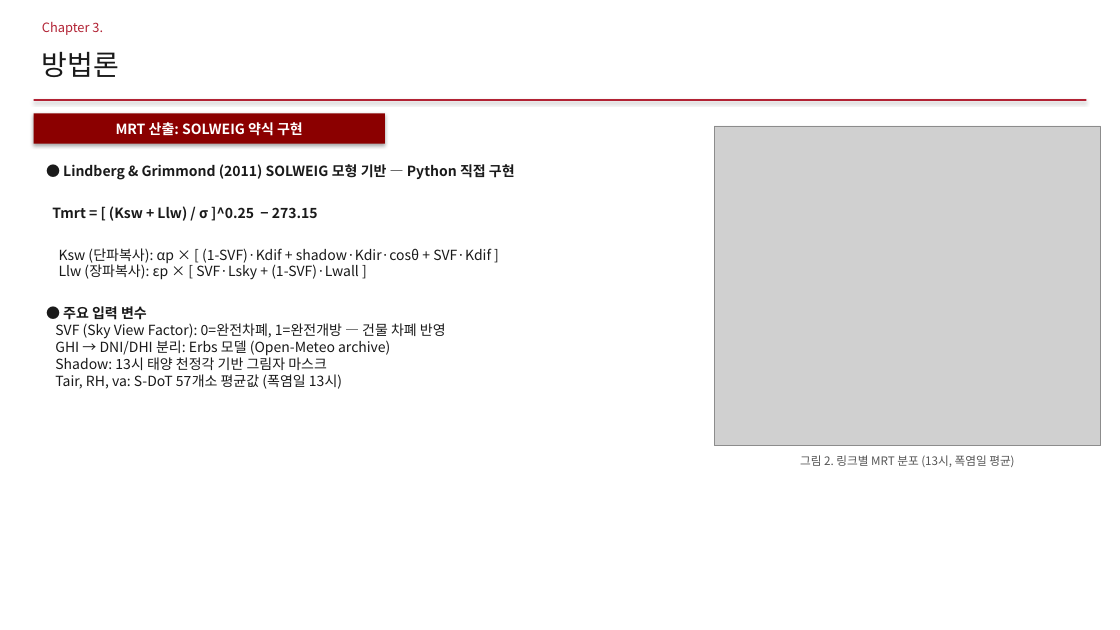
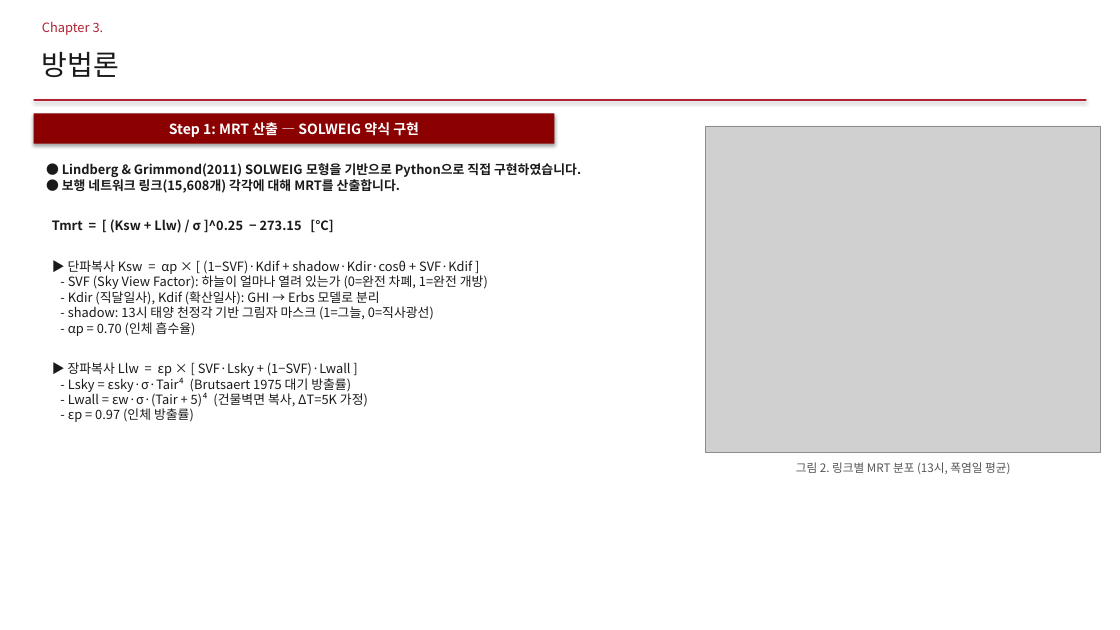
Before and after one commit to jinshingeo/Thermal_Catchment, a slide deck: slide 6 of writing/지도학회발표/2026-05-13_TAVI_학회발표.pptx. Drawn at 1120x630 pixels with LibreOffice and Linux fonts; fonts in the diff are those of the drawing; grey boxes stand for pictures. Boxes give left, top, right and bottom in pixels: in the first picture for what was removed or moved away, otherwise in the second. Text is boxed around its words. In the diff, an @@ line names an element or a change of style, - is before the commit and + after.

```diff
--- a/writing/지도학회발표/2026-05-13_TAVI_학회발표.pptx
+++ b/writing/지도학회발표/2026-05-13_TAVI_학회발표.pptx
@@ rectangle "Step 1: MRT 산출 — ...": place and size @@
-rectangle "Step 1: MRT 산출 — ..." at box(34, 113, 385, 144)
+rectangle "Step 1: MRT 산출 — ..." at box(34, 113, 555, 144)
@@ text in rectangle at box(169, 122, 419, 137): text changed @@
-MRT 산출: SOLWEIG 약식 구현
+Step 1: MRT 산출 — SOLWEIG 약식 구현
@@ picture: place and size @@
-picture at box(714, 126, 1101, 446)
+picture at box(706, 126, 1101, 453)
@@ text at box(52, 163, 581, 422): text changed; size 12 to 11 pt @@
-● Lindberg & Grimmond (2011) SOLWEIG 모형 기반 — Python 직접 구현
-Tmrt = [ (Ksw + Llw) / σ ]^0.25 − 273.15
-Ksw (단파복사): αp × [ (1-SVF)·Kdif + shadow·Kdir·cosθ + SVF·Kdif ]
-Llw (장파복사): εp × [ SVF·Lsky + (1-SVF)·Lwall ]
-● 주요 입력 변수
-SVF (Sky View Factor): 0=완전차폐, 1=완전개방 — 건물 차폐 반영
-GHI → DNI/DHI 분리: Erbs 모델 (Open-Meteo archive)
-Shadow: 13시 태양 천정각 기반 그림자 마스크
-Tair, RH, va: S-DoT 57개소 평균값 (폭염일 13시)
+● Lindberg & Grimmond(2011) SOLWEIG 모형을 기반으로 Python으로 직접 구현하였습니다.
+● 보행 네트워크 링크(15,608개) 각각에 대해 MRT를 산출합니다.
+Tmrt = [ (Ksw + Llw) / σ ]^0.25 − 273.15 [°C]
+▶ 단파복사 Ksw = αp × [ (1−SVF)·Kdif + shadow·Kdir·cosθ + SVF·Kdif ]
+- SVF (Sky View Factor): 하늘이 얼마나 열려 있는가 (0=완전 차폐, 1=완전 개방)
+- Kdir (직달일사), Kdif (확산일사): GHI → Erbs 모델로 분리
+- shadow: 13시 태양 천정각 기반 그림자 마스크 (1=그늘, 0=직사광선)
+- αp = 0.70 (인체 흡수율)
+▶ 장파복사 Llw = εp × [ SVF·Lsky + (1−SVF)·Lwall ]
+- Lsky = εsky·σ·Tair⁴ (Brutsaert 1975 대기 방출률)
+- Lwall = εw·σ·(Tair + 5)⁴ (건물벽면 복사, ΔT=5K 가정)
+- εp = 0.97 (인체 방출률)
@@ text "그림 2. 링크별 MRT 분포 ...": place and size @@
-text "그림 2. 링크별 MRT 분포 ..." at box(800, 455, 1014, 467)
+text "그림 2. 링크별 MRT 분포 ..." at box(796, 462, 1010, 474)
```
Also in this commit, not shown: 16 other slides changed, 1 other file.
